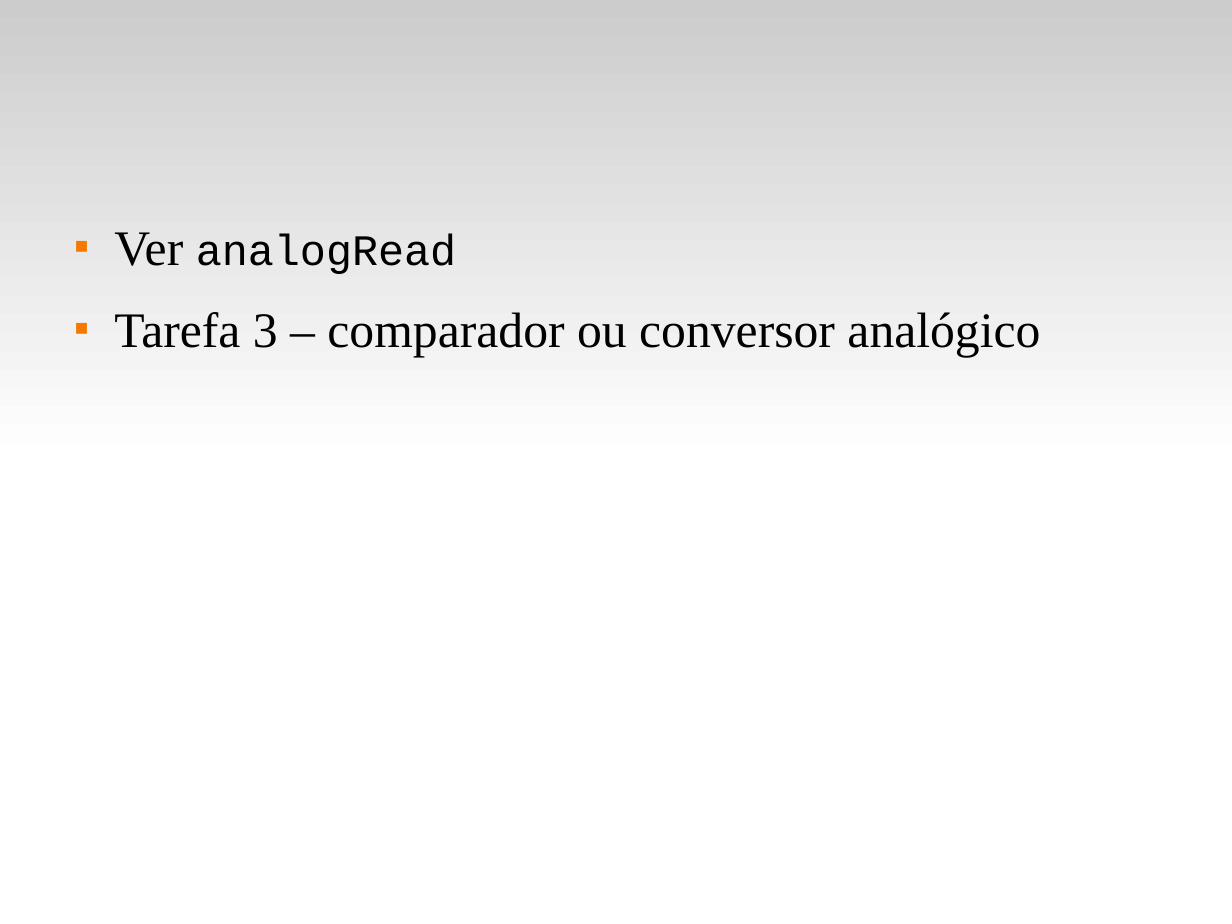
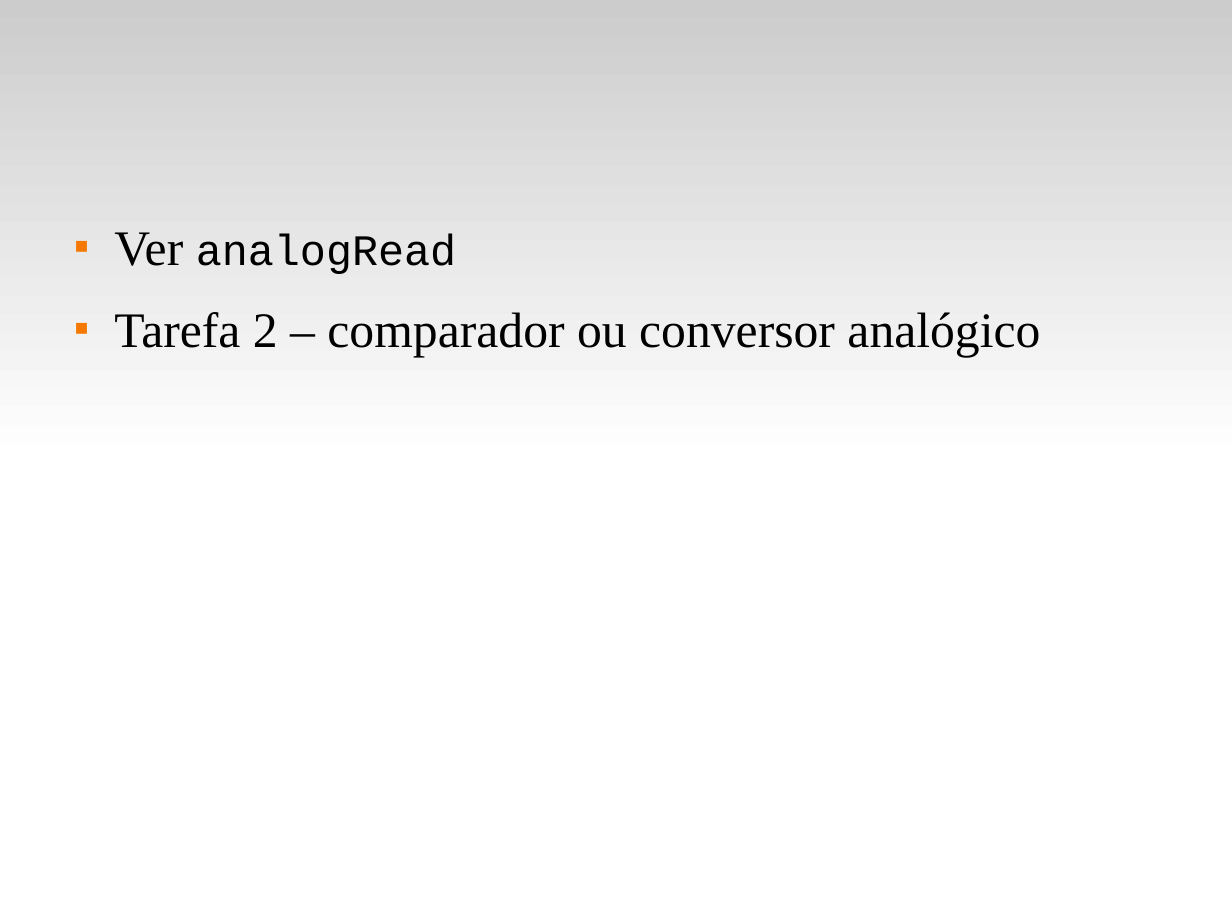
Before and after one commit to fsantanna-uerj/SE, a slide deck: slide 15 of Slides/se-03-adc.odp (slide 13 before the commit). Drawn at 1232x924 pixels with LibreOffice and Linux fonts; fonts in the diff are those of the drawing. Boxes give left, top, right and bottom in pixels: in the first picture for what was removed or moved away, otherwise in the second. Text is boxed around its words. In the diff, an @@ line names an element or a change of style, - is before the commit and + after.

```diff
--- a/Slides/se-03-adc.odp
+++ b/Slides/se-03-adc.odp
@@ text at <box>114,312,1040,357</box>: text changed @@
-■ Tarefa 3 – comparador ou conversor analógico
+■ Tarefa 2 – comparador ou conversor analógico
```
Also in this commit, not shown: 2 other slides changed, 2 slides added, 4 other files.
